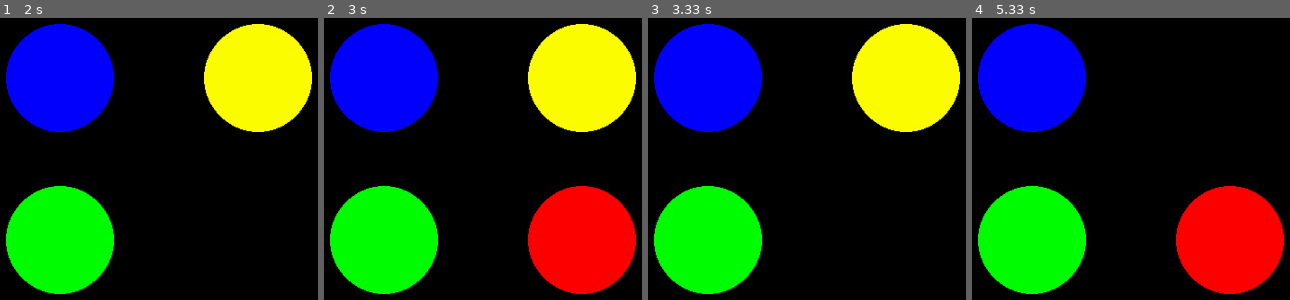
Above: before the commit, frames 1-4 (left to right).
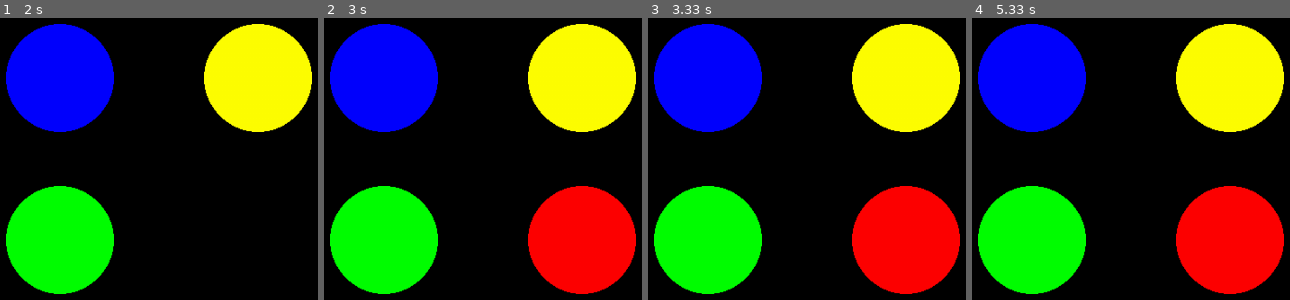
Above: after the commit, the same moments.

Repository: insper-classroom/devlife-23-1-projeto-pygame-henrique-turco-e-thiago-miranda
Game: pygame game, started from jogo.py
Same seed, same stepped clock (60 frames per second), same inputs: the game is played once before the commit and once after it.
Inputs:
- Up to frame 1 (2 s): no input
- Up to frame 2 (3 s): no input
- Up to frame 3 (3.33 s): no input
- Up to frame 4 (5.33 s): no input

Frames 1-2 are identical in both runs. In frame 3, 10% of the frame differs, in the area x 64-99%, y 59-98%; in frame 4, 10%.

Commit message:
Espera jogada do usuário

Diff:
--- a/classes.py
+++ b/classes.py
@@ -23,7 +23,8 @@
     def desenha(self, window):
         self.window.fill((0, 0, 0))
         self.circulos.desenha()
-        self.circulos.sorteia_cores()
+        if self.circulos.verifica_clique():
+            self.circulos.sorteia_cores()
 
         pygame.display.update()
 
@@ -54,22 +55,34 @@
             self.circulos.append((window, self.lista_cores[i], (self.posicoes[i]), self.raio))
 
         self.cores_sorteadas = []
+        self.jogadas_player = []
 
     def desenha(self):
         for i in range(len(self.lista_cores)):
             pygame.draw.circle(self.window, self.lista_cores[i], self.posicoes[i], self.raio)
 
+    def verifica_clique(self):
+        self.x, self.y = pygame.mouse.get_pos()
+        self.distancia_ponto_centro = ((self.x - self.posicoes[0][0])**2 + (self.y - self.posicoes[0][1])**2)**(1/2)
+
+        if self.distancia_ponto_centro <= self.raio:
+            for circulos in self.circulos:
+                if self.x == circulos[2][0] and self.y == circulos[2][1] and pygame.MOUSEBUTTONDOWN:
+                    self.jogadas_player.append(circulos[1])
+
+        if self.jogadas_player == self.cores_sorteadas:
+            return True
+
     def sorteia_cores(self):
 
-        for cor in range(1):
             cor_sorteada = random.choice(self.lista_cores)
             self.cores_sorteadas.append(cor_sorteada)
 
-        for circulos in self.circulos:
-            if circulos[1] == cor_sorteada:
-                pygame.draw.circle(self.window, cor_sorteada, circulos[2], self.raio)
-                pygame.display.update()
-                pygame.time.wait(1000)
-                pygame.draw.circle(self.window, (0, 0, 0), circulos[2], self.raio)
-                pygame.display.update()
-                pygame.time.wait(1000)
+            for circulos in self.circulos:
+                if circulos[1] == cor_sorteada:
+                    pygame.draw.circle(self.window, cor_sorteada, circulos[2], self.raio)
+                    pygame.display.update()
+                    pygame.time.wait(1000)
+                    pygame.draw.circle(self.window, (0, 0, 0), circulos[2], self.raio)
+                    pygame.display.update()
+                    pygame.time.wait(1000)
